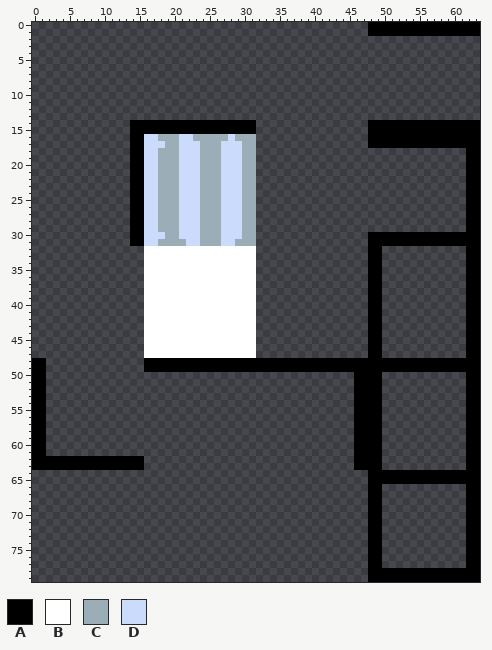
Edited in one commit: sprite sheet (assets/minimal.png). The first picture shows the starting point.
The file is 64x80 pixels.
Palette (. is transparent): A #000000  B #ffffff  C #9badb7  D #cbdbfc
The result:
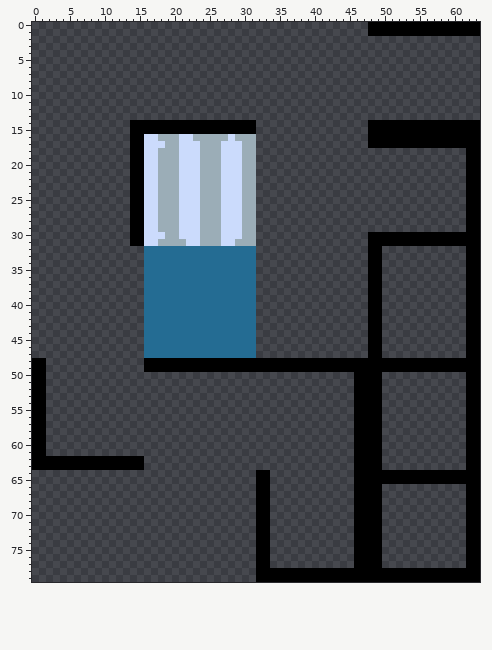
The exact change:
{"colour":"B","old":"#ffffff","new":"#246c93"}
{"y":64,"x":32,"old":"..","new":"AA"}
{"y":64,"x":46,"old":"..","new":"AA"}
{"y":65,"x":32,"old":"..","new":"AA"}
{"y":65,"x":46,"old":"..","new":"AA"}
{"y":66,"x":32,"old":"..","new":"AA"}
{"y":66,"x":46,"old":"..","new":"AA"}
{"y":67,"x":32,"old":"..","new":"AA"}
{"y":67,"x":46,"old":"..","new":"AA"}
{"y":68,"x":32,"old":"..","new":"AA"}
{"y":68,"x":46,"old":"..","new":"AA"}
{"y":69,"x":32,"old":"..","new":"AA"}
{"y":69,"x":46,"old":"..","new":"AA"}
{"y":70,"x":32,"old":"..","new":"AA"}
{"y":70,"x":46,"old":"..","new":"AA"}
{"y":71,"x":32,"old":"..","new":"AA"}
{"y":71,"x":46,"old":"..","new":"AA"}
{"y":72,"x":32,"old":"..","new":"AA"}
{"y":72,"x":46,"old":"..","new":"AA"}
{"y":73,"x":32,"old":"..","new":"AA"}
{"y":73,"x":46,"old":"..","new":"AA"}
{"y":74,"x":32,"old":"..","new":"AA"}
{"y":74,"x":46,"old":"..","new":"AA"}
{"y":75,"x":32,"old":"..","new":"AA"}
{"y":75,"x":46,"old":"..","new":"AA"}
{"y":76,"x":32,"old":"..","new":"AA"}
{"y":76,"x":46,"old":"..","new":"AA"}
{"y":77,"x":32,"old":"..","new":"AA"}
{"y":77,"x":46,"old":"..","new":"AA"}
{"y":78,"x":32,"old":"................","new":"AAAAAAAAAAAAAAAA"}
{"y":79,"x":32,"old":"................","new":"AAAAAAAAAAAAAAAA"}
